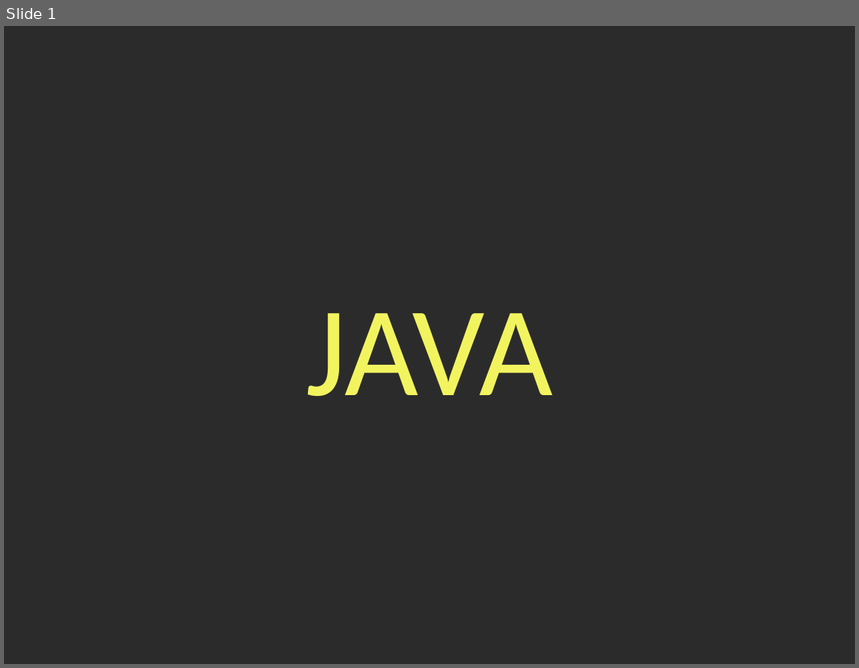
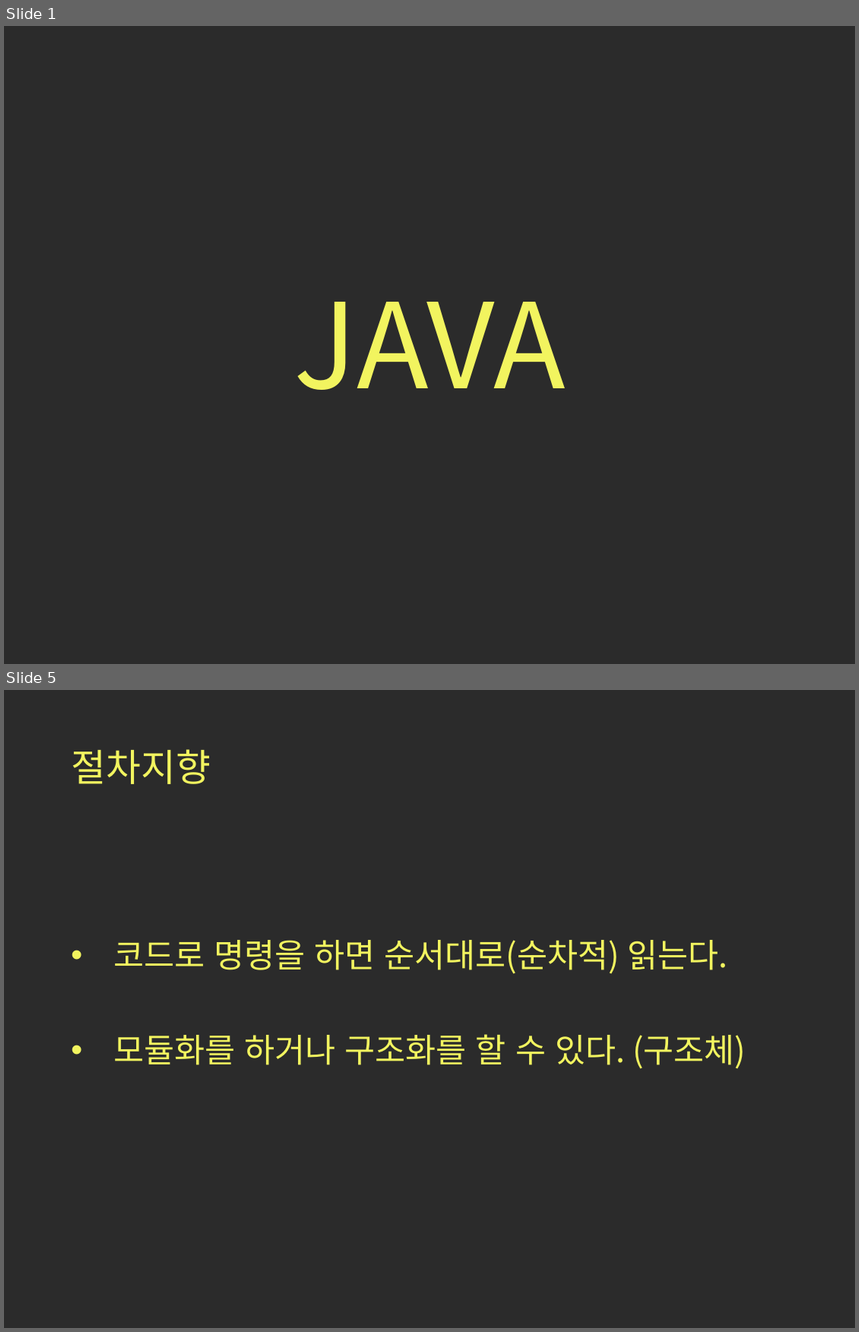
Before and after one commit to bamtoll09/Java_Education, a slide deck: 1장_자바.pptx. Shown one above the other, each under a label of ours: slide 1 before the commit, slides 1 and 5 after it; the slides between them are not shown. The pictures are 859x668 and 859x1332 pixels, drawn with LibreOffice and Linux fonts; fonts in the diff are those of the drawing; background and template pictures are left out; a plain dark background stands for a picture behind light text. Boxes give left, top, right and bottom in pixels: in the first picture for what was removed or moved away, otherwise in the second. Text is boxed around its words. In the diff, an @@ line names an element or a change of style, - is before the commit and + after.

```diff
--- a/1장_자바.pptx
+++ b/1장_자바.pptx
@@ slide 5 added at [4, 690, 855, 1328], background picture (left out) @@
@@ title added at [72, 749, 211, 784], 32 pt, text #F2F45F @@
+절차지향
@@ text added at [113, 940, 746, 1069], 28 pt, text #F2F45F @@
+• 코드로 명령을 하면 순서대로(순차적) 읽는다.
+• 모듈화를 하거나 구조화를 할 수 있다. (구조체)
@@ slide 1 changed as well @@
@@ title "JAVA": place and size @@
-title "JAVA" at [306, 313, 553, 396]
+title "JAVA" at [294, 302, 565, 390]
@@ title "JAVA" at [294, 302, 565, 390]: size 108 to 100 pt, font Calibri to Noto Sans CJK KR; line spacing 1 to 0.9; vertical alignment top to middle @@
```
Also in this commit, not shown: 8 other slides added, 1 slide removed, 2 other files.
